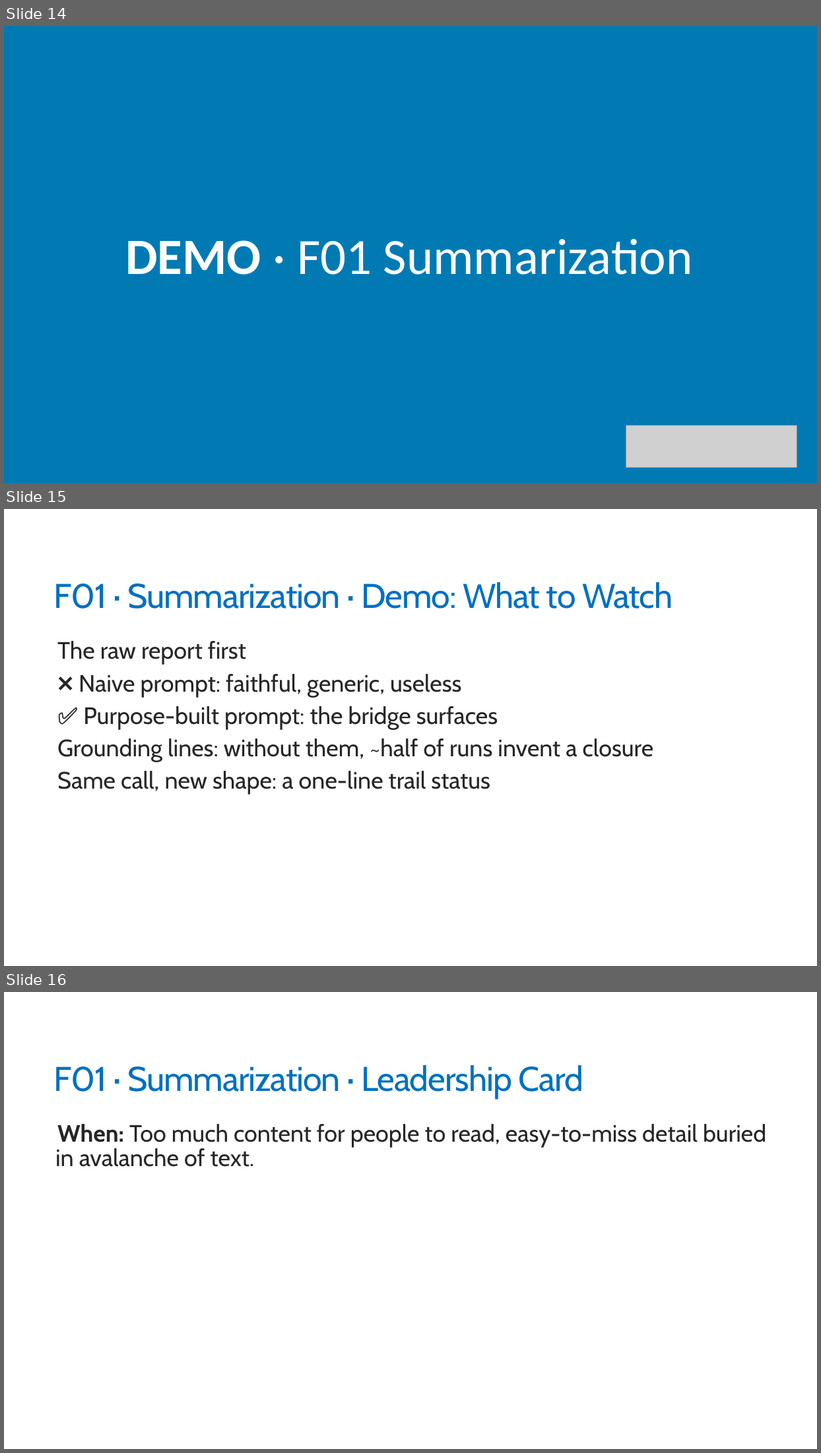
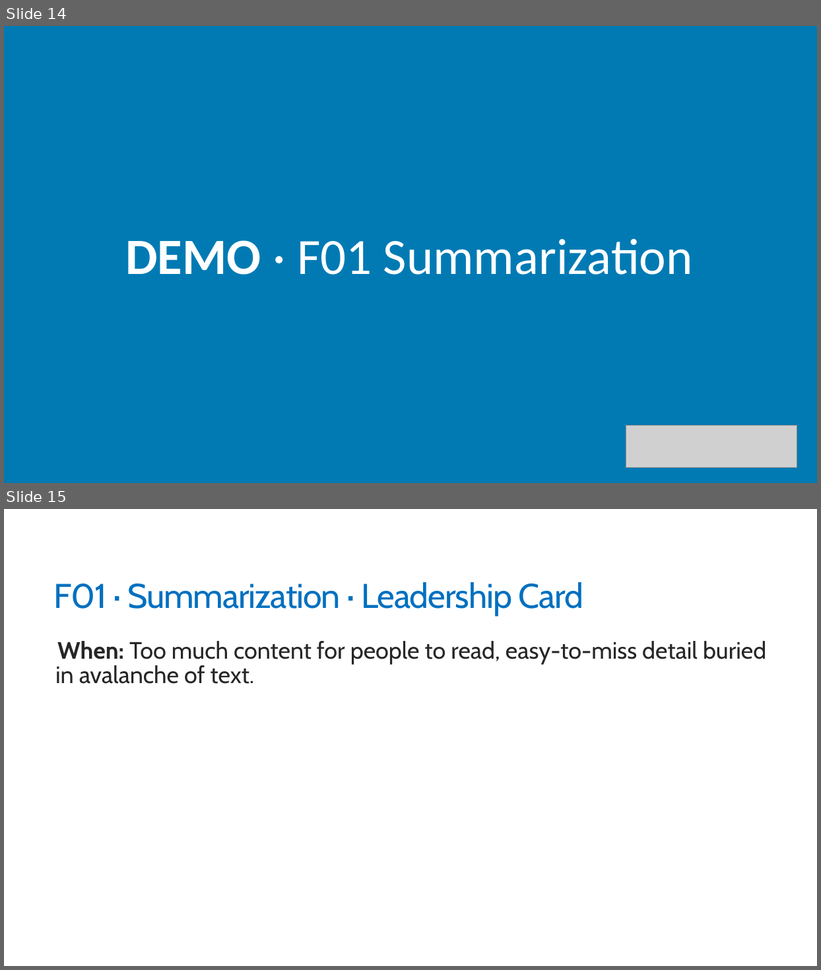
Before and after one commit to trailheadtechnology/10-ai-features-workshop, a slide deck: modules/M1-understanding/M1-understanding.pptx. Shown one above the other, each under a label of ours: slides 14, 15 and 16 before the commit, slides 14 and 15 after it. The pictures are 821x1453 and 821x970 pixels, drawn with LibreOffice and Linux fonts; fonts in the diff are those of the drawing; grey boxes stand for pictures. Boxes give left, top, right and bottom in pixels: in the first picture for what was removed or moved away, otherwise in the second. Text is boxed around its words. In the diff, an @@ line names an element or a change of style, - is before the commit and + after.

```diff
--- a/modules/M1-understanding/M1-understanding.pptx
+++ b/modules/M1-understanding/M1-understanding.pptx
@@ slide 15 removed at [4, 509, 817, 966], background #FFFFFF @@
@@ title removed at [54, 582, 673, 609] @@
-F01 · Summarization · Demo: What to Watch
@@ text removed at [57, 641, 653, 795] @@
-  The raw report first
-  ❌ Naive prompt: faithful, generic, useless
-  ✅ Purpose-built prompt: the bridge surfaces
-  Grounding lines: without them, ~half of runs invent a closure
-  Same call, new shape: a one-line trail status
@@ what was slide 16 is now slide 15 @@
```
Also in this commit, not shown: 2 other slides removed, 3 other files.
